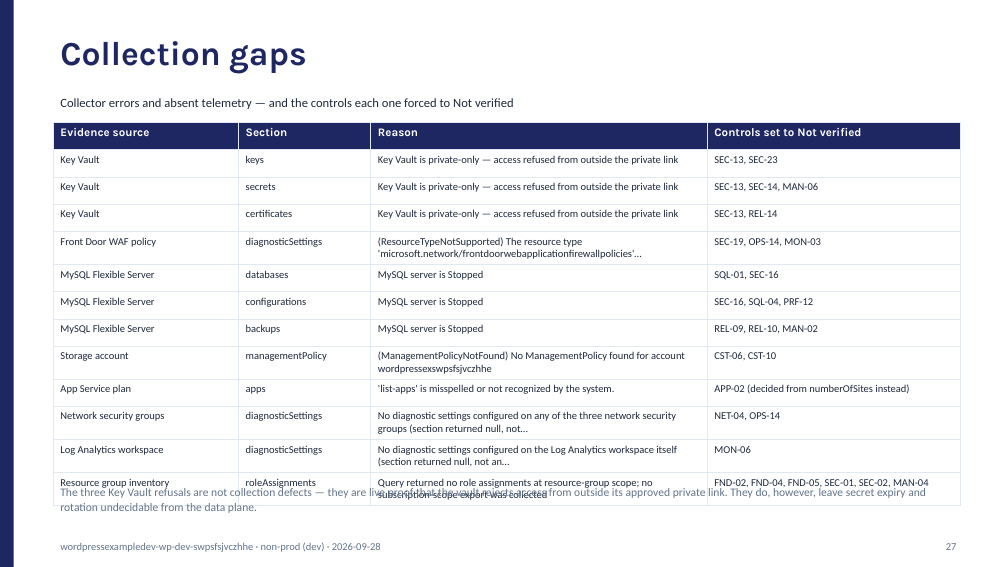
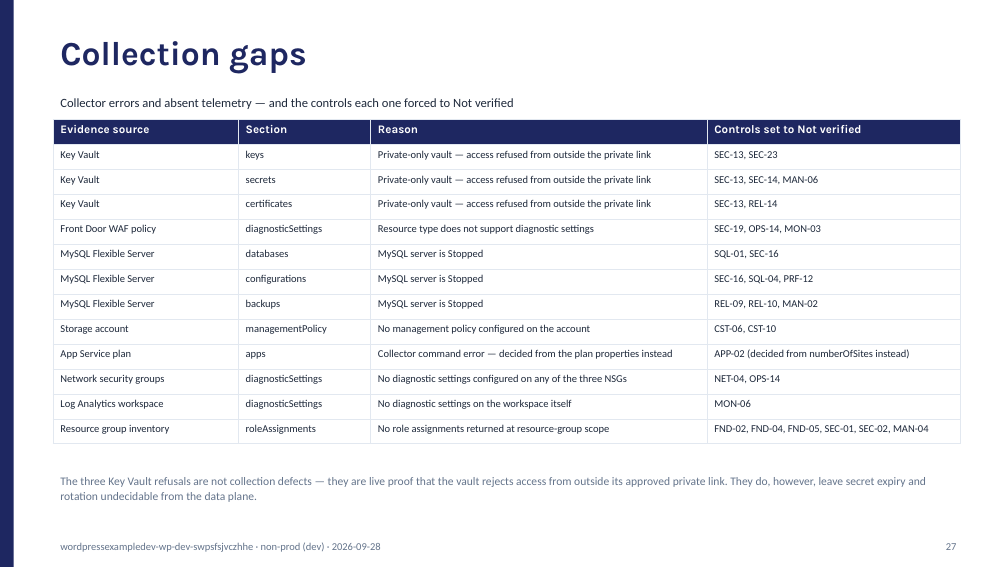
Before and after one commit to ahmedsza/AzureWPCanvas, a slide deck: slide 27 of Review/reports/wordpress-posture-ahms-wg-dev-rg-20260928090847-reports/well-architected-review.pptx. Drawn at 1008x567 pixels with LibreOffice and Linux fonts; fonts in the diff are those of the drawing. Boxes give left, top, right and bottom in pixels: in the first picture for what was removed or moved away, otherwise in the second. Text is boxed around its words. In the diff, an @@ line names an element or a change of style, - is before the commit and + after.

```diff
--- a/Review/reports/wordpress-posture-ahms-wg-dev-rg-20260928090847-reports/well-architected-review.pptx
+++ b/Review/reports/wordpress-posture-ahms-wg-dev-rg-20260928090847-reports/well-architected-review.pptx
@@ table at (53,119,960,438) @@
-row 2, column 3: Key Vault is private-only — access refused from outside the private link
+row 2, column 3: Private-only vault — access refused from outside the private link
-row 3, column 3: Key Vault is private-only — access refused from outside the private link
+row 3, column 3: Private-only vault — access refused from outside the private link
-row 4, column 3: Key Vault is private-only — access refused from outside the private link
+row 4, column 3: Private-only vault — access refused from outside the private link
-row 5, column 3: (ResourceTypeNotSupported) The resource type 'microsoft.network/frontdoorwebapplicationfirewallpolicies'…
+row 5, column 3: Resource type does not support diagnostic settings
-row 9, column 3: (ManagementPolicyNotFound) No ManagementPolicy found for account wordpressexswpsfsjvczhhe
+row 9, column 3: No management policy configured on the account
-row 10, column 3: 'list-apps' is misspelled or not recognized by the system.
+row 10, column 3: Collector command error — decided from the plan properties instead
-row 11, column 3: No diagnostic settings configured on any of the three network security groups (section returned null, not…
+row 11, column 3: No diagnostic settings configured on any of the three NSGs
-row 12, column 3: No diagnostic settings configured on the Log Analytics workspace itself (section returned null, not an…
+row 12, column 3: No diagnostic settings on the workspace itself
-row 13, column 3: Query returned no role assignments at resource-group scope; no subscription-scope export was collected
+row 13, column 3: No role assignments returned at resource-group scope
@@ table: place and size @@
-table at (53,123,960,504)
+table at (53,119,960,438)
@@ text "The three Key Vault refusals ...": place and size @@
-text "The three Key Vault refusals ..." at (60,487,926,513)
+text "The three Key Vault refusals ..." at (60,477,926,502)
```
Also in this commit, not shown: 1 other slide changed, 2 other files.
